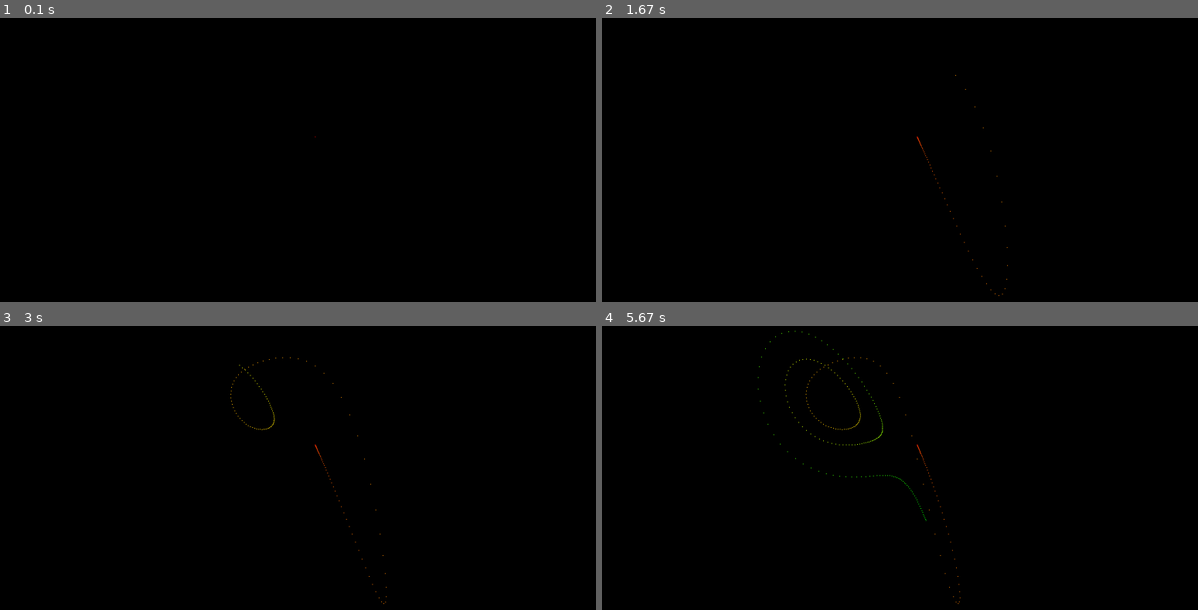
Above: before the commit, frames 1-4 (two rows, left to right).
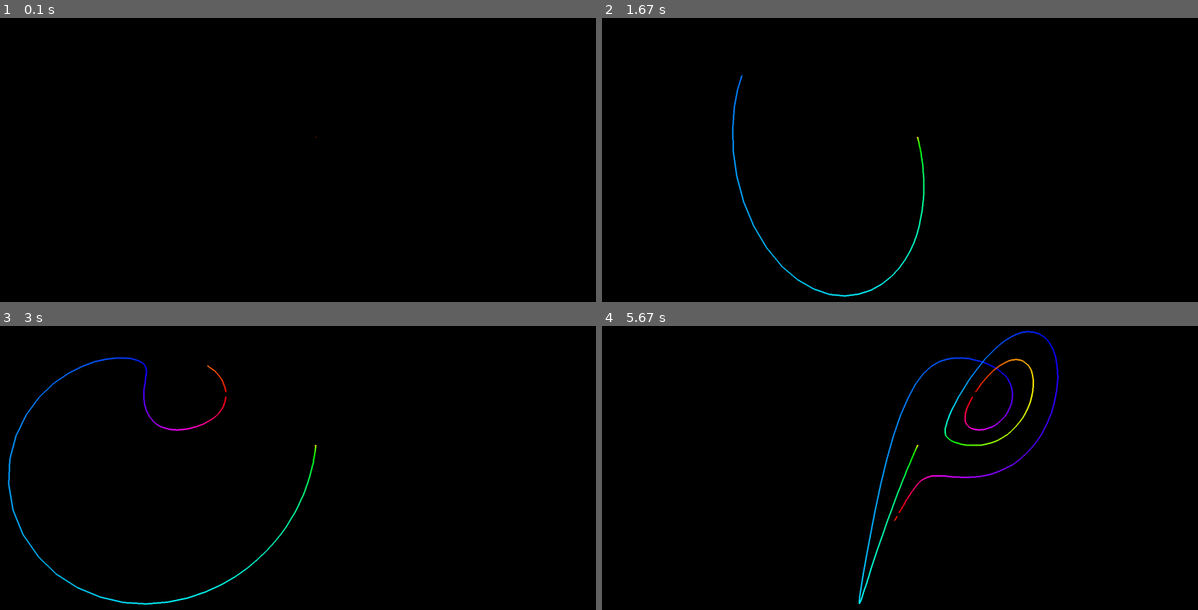
Above: after the commit, the same moments.

Repository: Josephbakulikira/Lorenz-attractor-3D---pygame
Game: pygame game, started from main.py
The game is run twice, just before and just after one commit, with the same random seed, the same clock (stepped at 60 frames per second) and the same inputs.
Inputs:
- Up to frame 1 (0.1 s): no input
- Up to frame 2 (1.67 s): no input
- Up to frame 3 (3 s): no input
- Up to frame 4 (5.67 s): no input

The runs differ from the first frame. In frame 1, less than 0.1% of the frame differs, in the area x 52-54%, y 41-43%; in frame 2, 0.6%; in frame 3, 1.1%; in frame 4, 1.7%, in the area x 26-77%, y 1-99%.

Commit message:
add lines

Diff:
--- a/main.py
+++ b/main.py
@@ -24,11 +24,12 @@
 colors = []
 scale = 15
 angle = 0
-
+coordinates = []
+previous = None
 
 def hsv2rgb(h,s,v):
     return tuple(round(i * 255) for i in colorsys.hsv_to_rgb(h,s,v))
-
+can_draw = False
 run = True
 while run:
     screen.fill(black)
@@ -61,6 +62,7 @@
     point = [[x], [y], [z]]
     points.append(point)
     for p in range(len(points)):
+
         rotated_2d = matrix_multiplication(rotation_y, points[p])
         distance = 5
 
@@ -73,9 +75,17 @@
         y_pos = int(projected2d[1][0] * scale) + height//2
         if hue > 1:
             hue = 0
-        pygame.draw.circle(screen, (hsv2rgb(hue, 1, 1)) , (x_pos, y_pos), 1)
-        hue +=0.001
-    angle += 0.001
+        #pygame.draw.circle(screen, (hsv2rgb(hue, 1, 1)) , (x_pos, y_pos), 3)
+        if previous is not None:
+            if hue >  0.006:
+                pygame.draw.line(screen, (hsv2rgb(hue, 1, 1)), (x_pos, y_pos), previous, 4 )
+            can_draw = True
+
+        previous = (x_pos, y_pos)
+        hue +=0.006
+
+
+    angle += 0.01
 
     pygame.display.update()
 pygame.quit()
